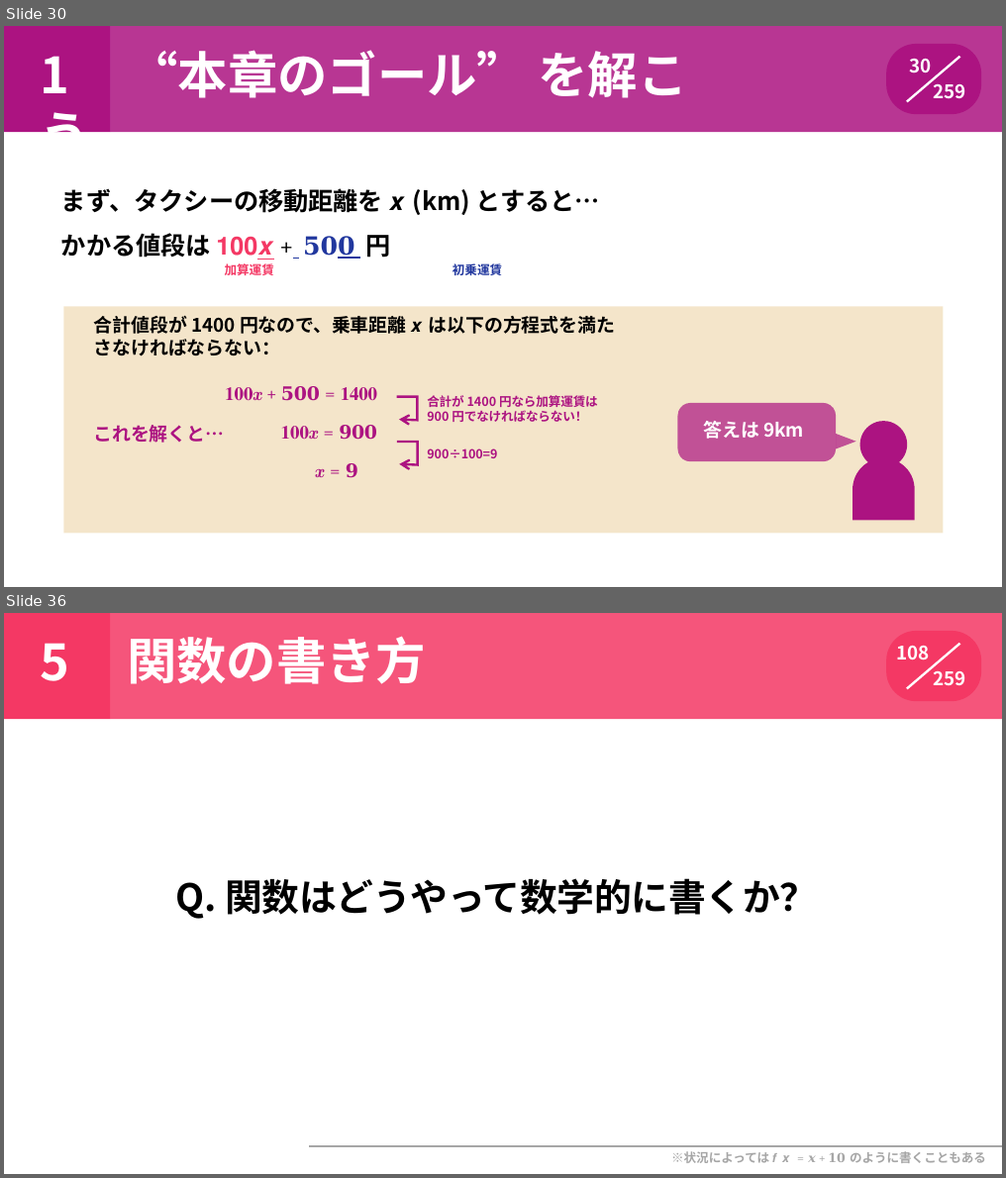
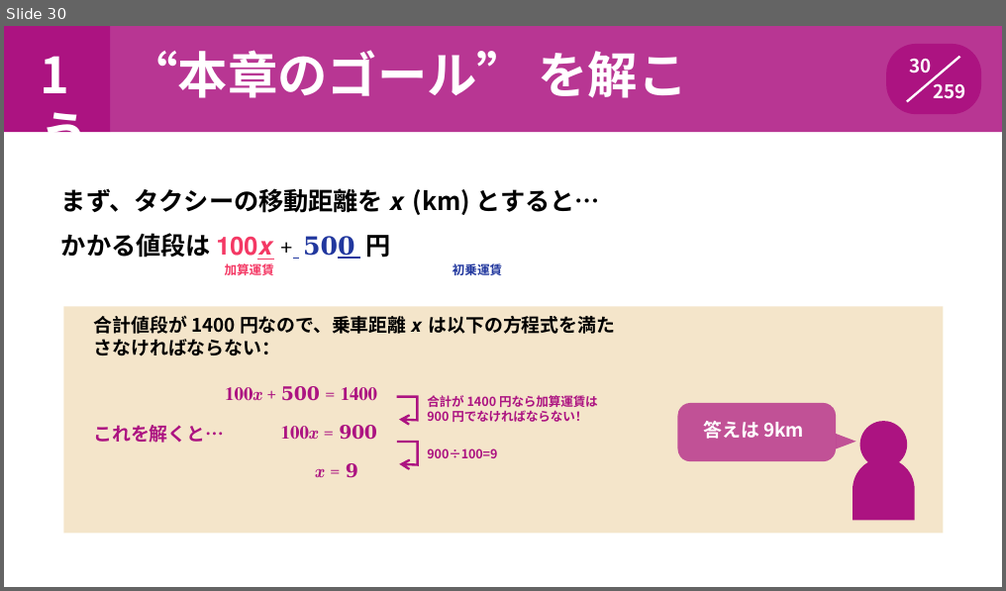
Before and after one commit to MahiroCreative/GameMath, a slide deck: 1.数学基礎/150分で学ぶ高校数学の基礎.pptx. Shown one above the other, each under a label of ours: slides 30 and 36 before the commit, slide 30 after it; the slides between them are not shown. The pictures are 1006x1178 and 1006x591 pixels, drawn with LibreOffice and Linux fonts; fonts in the diff are those of the drawing; background and template pictures are left out. Boxes give left, top, right and bottom in pixels: in the first picture for what was removed or moved away, otherwise in the second. Text is boxed around its words. In the diff, an @@ line names an element or a change of style, - is before the commit and + after.

```diff
--- a/1.数学基礎/150分で学ぶ高校数学の基礎.pptx
+++ b/1.数学基礎/150分で学ぶ高校数学の基礎.pptx
@@ slide 36 removed at (4, 613, 1002, 1174), background #FFFFFF @@
@@ freeform shape removed at (4, 613, 110, 719) @@
@@ freeform shape removed at (110, 613, 1002, 719) @@
@@ text removed at (127, 636, 426, 684) @@
-関数の書き方
@@ freeform shape removed at (887, 631, 982, 701) @@
@@ title removed at (40, 643, 69, 681) @@
-5
@@ text removed at (896, 646, 966, 686) @@
-108
-259
@@ freeform shape removed at (907, 644, 960, 689) @@
@@ text removed at (176, 878, 817, 919) @@
-Q. 関数はどうやって数学的に書くか？
@@ freeform shape removed at (310, 1147, 1002, 1147) @@
@@ text removed at (671, 1152, 986, 1163) @@
-※状況によっては 𝒇 𝒙 = 𝒙 + 𝟏𝟎 のように書くこともある
```
Also in this commit, not shown: 69 other slides removed, 8 other files.
